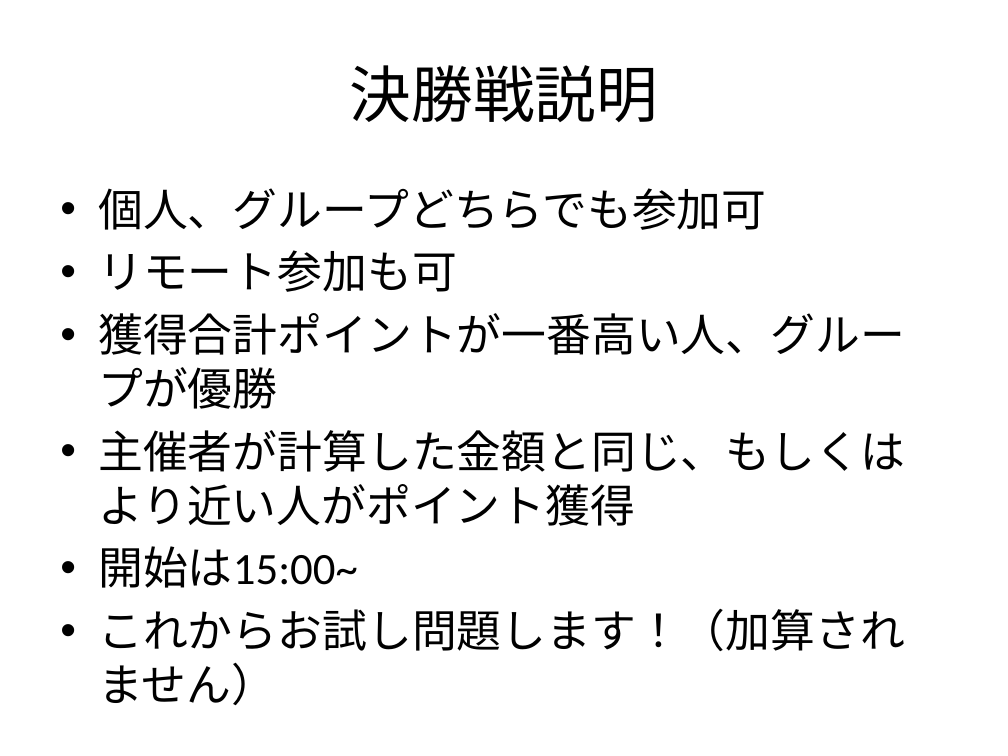
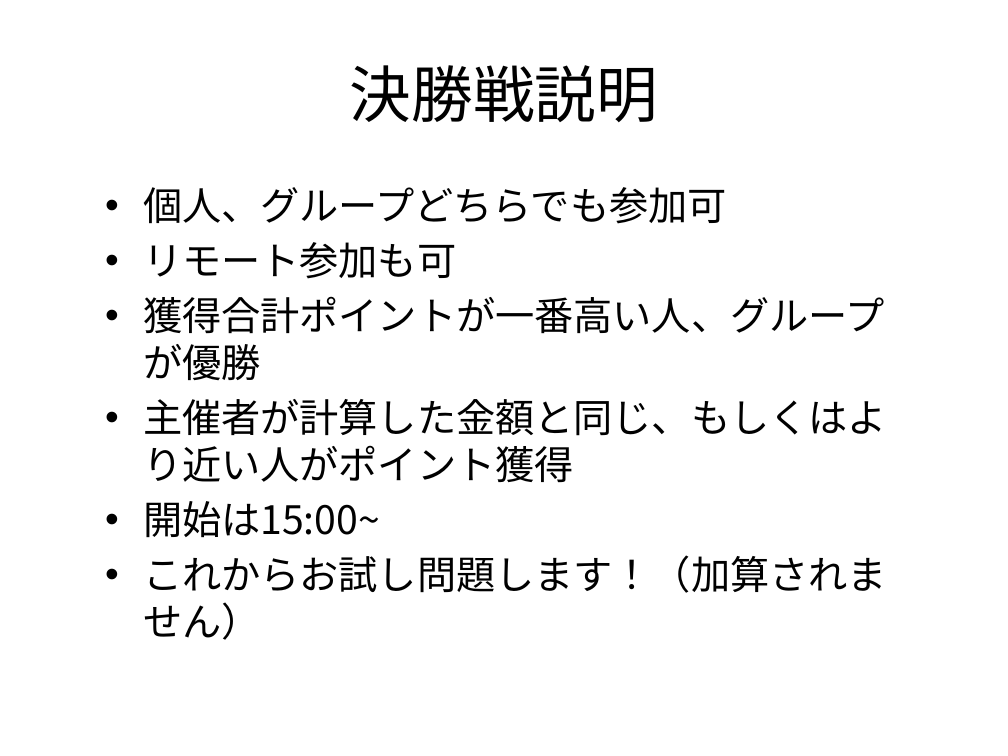
Before and after one commit to aws-samurai/pricing-data, a slide deck: slide 24 of slide/AWS料金体系グランドマスター王者決定戦.pptx (slide 18 before the commit). Drawn at 1008x756 pixels with LibreOffice and Linux fonts; fonts in the diff are those of the drawing; background and template pictures are left out. Boxes give left, top, right and bottom in pixels: in the first picture for what was removed or moved away, otherwise in the second. Text is boxed around its words. In the diff, an @@ line names an element or a change of style, - is before the commit and + after.

```diff
--- a/slide/AWS料金体系グランドマスター王者決定戦.pptx
+++ b/slide/AWS料金体系グランドマスター王者決定戦.pptx
@@ text "個人、グループどちらでも参加可": place and size @@
-text "個人、グループどちらでも参加可" at (98, 188, 905, 705)
+text "個人、グループどちらでも参加可" at (143, 187, 887, 640)
@@ text "個人、グループどちらでも参加可" at (143, 187, 887, 640): size 32 to 28 pt, font Calibri to Noto Sans CJK JP @@
```
Also in this commit, not shown: 20 other slides changed, 8 slides added, 1 slide removed, 1 other file.
